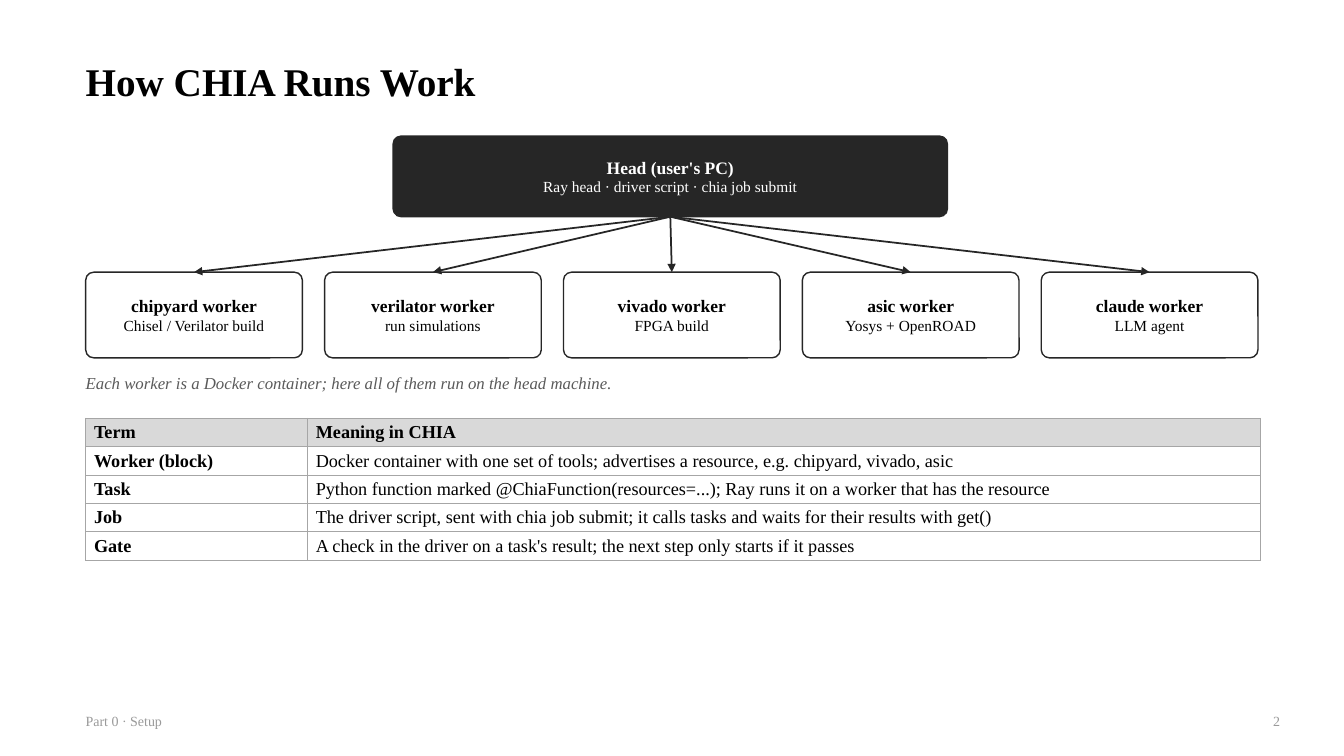
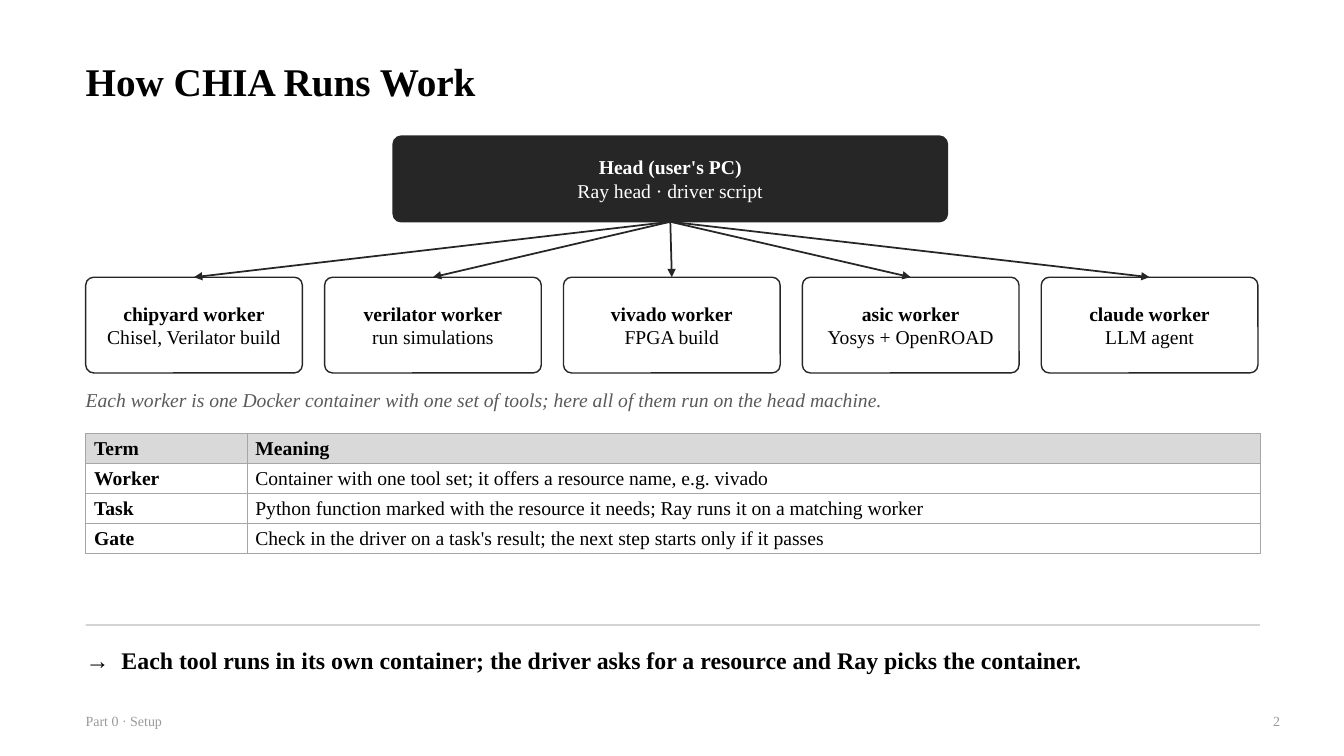
Before and after one commit to chipchip-tech/CHIA-workflow, a slide deck: slide 2 of projects/demo-alu/report/guides/0_Setup.pptx. Drawn at 1344x756 pixels with LibreOffice and Linux fonts; fonts in the diff are those of the drawing. Boxes give left, top, right and bottom in pixels: in the first picture for what was removed or moved away, otherwise in the second. Text is boxed around its words. In the diff, an @@ line names an element or a change of style, - is before the commit and + after.

```diff
--- a/projects/demo-alu/report/guides/0_Setup.pptx
+++ b/projects/demo-alu/report/guides/0_Setup.pptx
@@ rounded rectangle "Head (user's PC)" at (393, 136, 948, 222): proportions changed @@
@@ rounded rectangle "Head (user's PC)": place and size @@
-rounded rectangle "Head (user's PC)" at (393, 136, 948, 217)
+rounded rectangle "Head (user's PC)" at (393, 136, 948, 222)
@@ text in rounded rectangle at (599, 160, 742, 178): size 12.5 to 14 pt in "Head (user's PC)" @@
@@ text in rounded rectangle at (577, 184, 763, 202): text changed; size 11 to 14 pt @@
-Ray head · driver script · chia job submit
+Ray head · driver script
@@ 5 arrows: place and size @@
-5 arrows at (195, 217, 1149, 272)
+5 arrows at (195, 222, 1149, 277)
@@ rounded rectangle "chipyard worker": place and size @@
-rounded rectangle "chipyard worker" at (86, 272, 302, 358)
+rounded rectangle "chipyard worker" at (86, 277, 302, 373)
@@ rounded rectangle "chipyard worker" at (86, 277, 302, 373): proportions changed @@
@@ rounded rectangle "verilator worker": place and size @@
-rounded rectangle "verilator worker" at (325, 272, 541, 358)
+rounded rectangle "verilator worker" at (325, 277, 541, 373)
@@ rounded rectangle "verilator worker" at (325, 277, 541, 373): size 12.5 to 14 pt in "verilator worker"; size 11 to 14 pt in "run simulations"; proportions changed @@
@@ rounded rectangle "vivado worker": place and size @@
-rounded rectangle "vivado worker" at (564, 272, 780, 358)
+rounded rectangle "vivado worker" at (564, 277, 780, 373)
@@ rounded rectangle "vivado worker" at (564, 277, 780, 373): size 12.5 to 14 pt in "vivado worker"; size 11 to 14 pt in "FPGA build"; proportions changed @@
@@ rounded rectangle "asic worker": place and size @@
-rounded rectangle "asic worker" at (803, 272, 1019, 358)
+rounded rectangle "asic worker" at (803, 277, 1019, 373)
@@ rounded rectangle "asic worker" at (803, 277, 1019, 373): size 12.5 to 14 pt in "asic worker"; size 11 to 14 pt in "Yosys + OpenROAD"; proportions changed @@
@@ rounded rectangle "claude worker": place and size @@
-rounded rectangle "claude worker" at (1042, 272, 1258, 358)
+rounded rectangle "claude worker" at (1042, 277, 1258, 373)
@@ rounded rectangle "claude worker" at (1042, 277, 1258, 373): size 12.5 to 14 pt in "claude worker"; size 11 to 14 pt in "LLM agent"; proportions changed @@
@@ text in rounded rectangle at (123, 307, 264, 326): size 12.5 to 14 pt in "chipyard worker" @@
@@ text in rounded rectangle at (107, 330, 280, 347): text changed; size 11 to 14 pt @@
-Chisel / Verilator build
+Chisel, Verilator build
@@ text at (86, 393, 881, 411): text changed; size 12 to 14 pt @@
-Each worker is a Docker container; here all of them run on the head machine.
+Each worker is one Docker container with one set of tools; here all of them run on the head machine.
@@ table at (86, 434, 1260, 554) @@
-row 1: Term | Meaning in CHIA
-row 2: Worker (block) | Docker container with one set of tools; advertises a resource, e.g. chipyard, vivado, asic
-row 3: Task | Python function marked @ChiaFunction(resources=...); Ray runs it on a worker that has the resource
-row 4: Job | The driver script, sent with chia job submit; it calls tasks and waits for their results with get()
-row 5: Gate | A check in the driver on a task's result; the next step only starts if it passes
+row 1: Term | Meaning
+row 2: Worker | Container with one tool set; it offers a resource name, e.g. vivado
+row 3: Task | Python function marked with the resource it needs; Ray runs it on a matching worker
+row 4: Gate | Check in the driver on a task's result; the next step starts only if it passes
@@ table: place and size @@
-table at (86, 418, 1260, 560)
+table at (86, 434, 1260, 554)
@@ line added from (86, 625) to (1260, 625), #BFBFBF 1 pt @@
@@ text added at (121, 652, 1081, 674), 17 pt, text #000000, bold @@
+→ Each tool runs in its own container; the driver asks for a resource and Ray picks the container.
```
Also in this commit, not shown: 11 other slides changed, 1 slide added, 4 other files.
